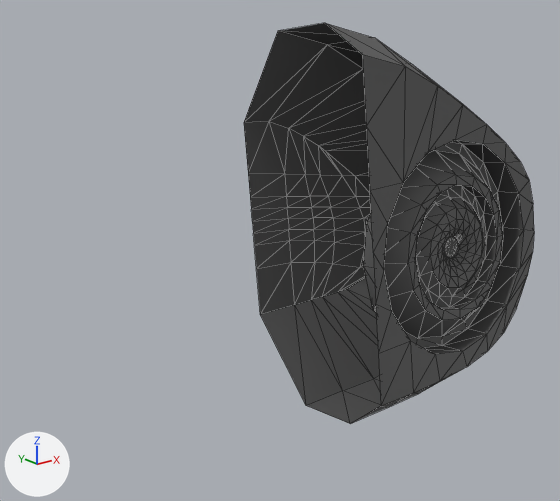
An edit to the glTF model sets/cycle-horn/gltf-exports/cycle-horn/cycle-horn.gltf, drawn before and after from the same camera.
Before and after are seen from a 50 mm lens placed at (-0.1563, -0.1457, 0.1177), pointed at (-0.0085, 0.039, 0.0438). Arrows for +X, +Y and +Z are at lower left; the lights stay in place. Mesh edges are drawn as thin lines. Vertices at the same position are counted once.

Objects in the first picture: 'Horn'.
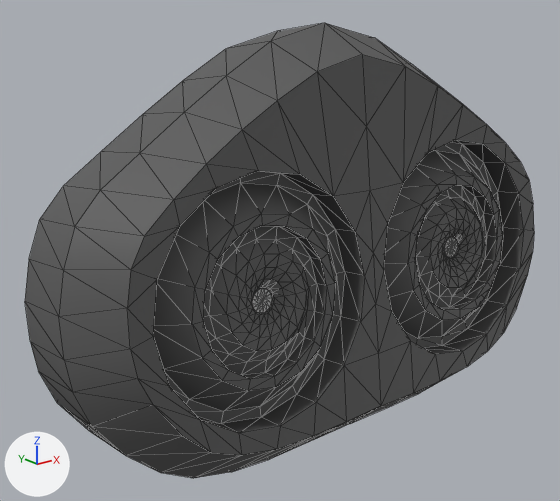
Changed parts and their boxes (x1, y1, x2, y2) in the pictures (560 x 501 px):
'Horn', reshaped (75% wider, 13% taller): before (244, 23, 534, 424); after (25, 23, 534, 478)
part 1 of me_plane_001, added: after (25, 23, 381, 478)

What the commit changed:
me_plane_001 is used by ob_horn; location (0.0, 0.0, 0.0).
me_plane_001 had 325 vertices, 628 faces and spanned x 0.0..0.0904, y 0.0002..0.0694, z -0.0127..0.1135.
me_plane_001 now has 630 vertices, 1256 faces and spans x -0.0904..0.0904, y 0.0002..0.0694, z -0.0127..0.1135.
me_plane_001 part 1: 305 vertices added at x -0.0904..-0.0039, y 0.0002..0.0693, z -0.0127..0.1088.
